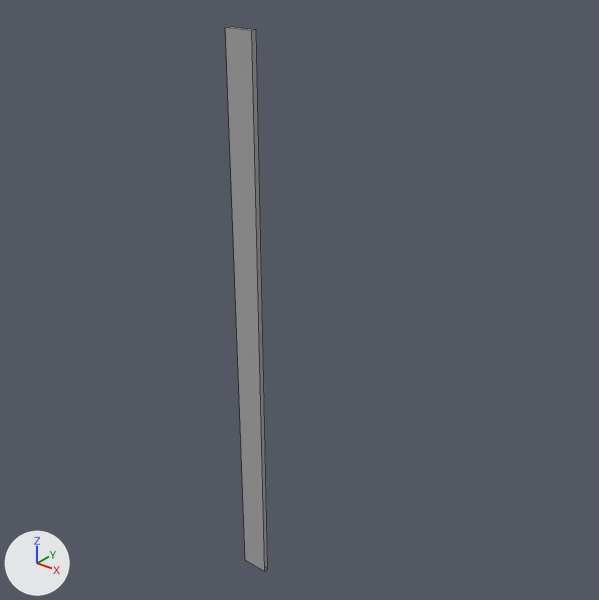
What one commit did to the Blender file 00_filestructure/01_Models/cr-regalBoden.blend.
Before and after are seen from a 50 mm lens placed at (16.7, -18.2, 13.4), pointed at (1.0, 1.5, 1.2). The axes (+X, +Y, +Z) are drawn at lower left. The lights are the same throughout. Mesh edges are drawn as thin lines.

The first picture shows 'regalboden'.
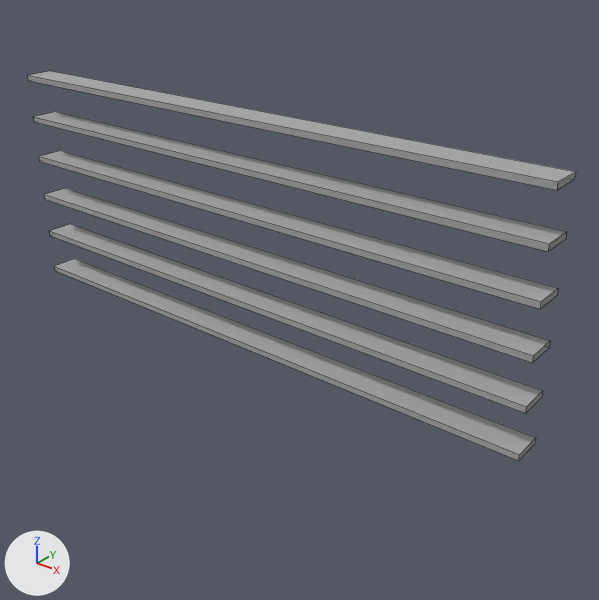
Changed parts and their boxes [x1, y1, x2, y2] in the pictures (599 x 600 px):
'regalboden', turned, modifiers changed
    before: [225, 27, 268, 572]
    after: [28, 71, 576, 461]

Diff of the bpy script that builds the scene:
```diff
--- a/00_filestructure/01_Models/cr-regalBoden.blend.py
+++ b/00_filestructure/01_Models/cr-regalBoden.blend.py
@@ ob_regalboden @@
 ob_regalboden.location = (0.0, 0.0, 0.0)
+ob_regalboden.rotation_euler = (1.571, 0.0, 1.571)  # degrees (90, 0, 90)
 ob_regalboden.scale = (0.5, 0.1, 10.0)
+_m = ob_regalboden.modifiers.new('Array', 'ARRAY')
+_m.count = 6
+_m.constant_offset_displace = (0.0, 0.0, 0.0)
+_m.relative_offset_displace = (0.0, 7.5, 0.0)
```
